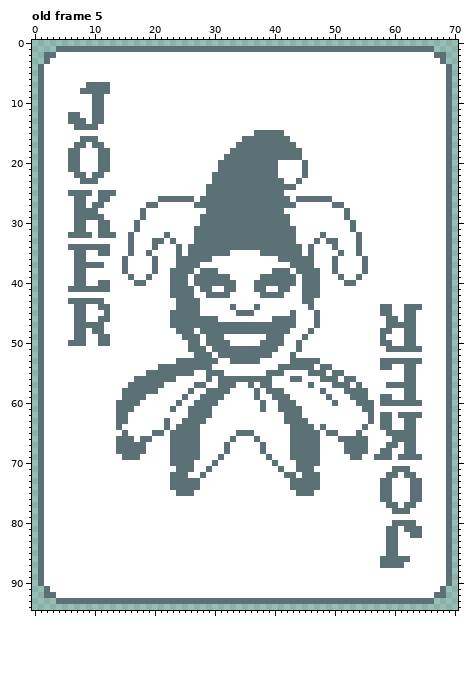
One commit to this pixel-art file: dev/spritesheets/joker_atlas2.aseprite. The first picture shows the starting point.
71x95 pixels, 14 frames. Colours within 5 levels of each other are drawn and written as one. Shown: old frame 5. The commit also changed other frames, which this record leaves out.
Once edited:
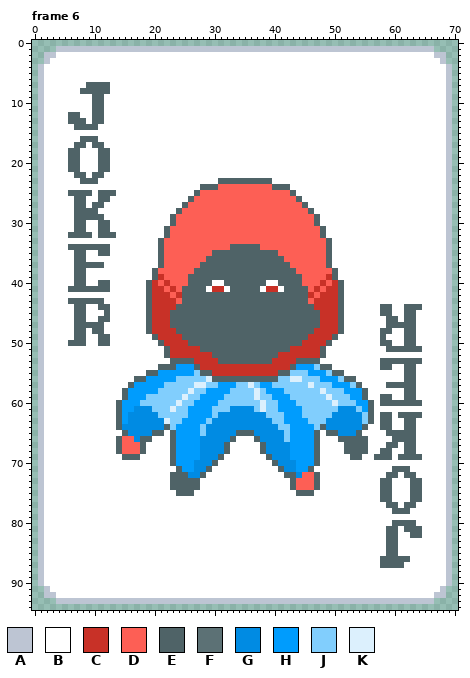
Palette (. is transparent): A #bdc5d3  B #ffffff  C #c83127  D #fd5f55  E #4f6367  F #5c7175  G #008be3  H #009cfd  J #81cefd  K #dcf0fd
A new or re-ordered frame is compared with the old frame closest to it.
The commit says: add loc stuff for future jokers
From old to new:
frames re-ordered
Changed rows in their new state; - is an unchanged pixel.
Frame 6 against old frame 5, layer "Layer 3":
first column x 1:
 1 ---AAAAAAAAAAAAAAAAAAAAAAAAAAAAAAAAAAAAAAAAAAAAAAAAAAAAAAAAAAAAAAA---
 2 -AA---------------------------------------------------------------AA-
 3 -A-----------------------------------------------------------------A-
 4 A-------------------------------------------------------------------A
 5 A-------------------------------------------------------------------A
 6 A-------------------------------------------------------------------A
 7 A-------EEEE--------------------------------------------------------A
 8 A------EEEEE--------------------------------------------------------A
 9 A--------EE---------------------------------------------------------A
10 A--------EE---------------------------------------------------------A
11 A--------EE---------------------------------------------------------A
12 A----EE--EE---------------------------------------------------------A
13 A----EEE-EE---------------------------------------------------------A
14 A-----EEEE----------------------------------------------------------A
15 A-----------------------------------BBBBB---------------------------A
16 A------EEE------------------------BBBBBBBB--------------------------A
17 A-----EE-EE----------------------BBBBBBBBBB-------------------------A
18 A----EE---EE--------------------BBBBBBBBBBBB------------------------A
19 A----EE---EE-------------------BBBBBBBBBBBBB------------------------A
20 A----EE---EE------------------BBBBBBBBBB----B-----------------------A
21 A----EE---EE------------------BBBBBBBBBB----B-----------------------A
22 A-----EE-EE------------------BBBBBBBBBBB----B-----------------------A
23 A------EEE-------------------BEEEEEEEEEBB--B------------------------A
24 A--------------------------EEEDDDDDDDDDEEEB-------------------------A
25 A----EEEE-EEE-------------EDDDDDDDDDDDDDDDE-------------------------A
26 A-----EE--EE--------BBBBBEDDDDDDDDDDDDDDDDDEBBBBB-------------------A
27 A-----EE-EE-------BB----EDDDDDDDDDDDDDDDDDDDE----BB-----------------A
28 A-----EEEE-------B-----EDDDDDDDDDDDDDDDDDDDDDE-----B----------------A
29 A-----EEEEE------B----EDDDDDDDDDDDDDDDDDDDDDDDE----B----------------A
30 A-----EE--EE----B-----EDDDDDDDDDDDDDDDDDDDDDDDE-----B---------------A
31 A-----EE--EE----B----EDDDDDDDDDDDDDDDDDDDDDDDDDE----B---------------A
32 A----EEEE-EEE--B-----EDDDDDDDDDDDDDDDDDDDDDDDDDE-----B--------------A
33 A--------------B---BEDDDDDDDDDDDDDDDDDDDDDDDDDDDEB---B--------------A
34 A----EEEEEEE---B---BEDDDDDDDDDDDEEEEEDDDDDDDDDDDEB---B--------------A
35 A-----EE--EE---B--B-EDDDDDDDDEEEEEEEEEEEDDDDDDDDE-B--B--------------A
36 A-----EE------B----BEDDDDDDDEEEEEEEEEEEEEDDDDDDDEB----B-------------A
37 A-----EEEEE---B----BEDDDDDDEEEEEEEEEEEEEEEDDDDDDEB----B-------------A
38 A-----EE------B----EDDDDDDEEEEEEEEEEEEEEEEEDDDDDDE----B-------------A
39 A-----EE-------B--BECDDDDEEEEEEEEEEEEEEEEEEEDDDDCEB--B--------------A
40 A-----EE--EE----BBECDCDDDEEEEBBEEEEEEEBBEEEEDDDCDCEBB---------------A
41 A----EEEEEEE------ECCDCDEEEEBCCBEEEEEBCCBEEEEDCDCCE-----------------A
42 A-----------------ECCCDCEEEEEEEEEEEEEEEEEEEEECDCCCE-----------------A
43 A----EEEEEE-------ECCCCDEEEEEEEEEEEEEEEEEEEEEDCCCCE-----------------A
44 A-----EE--EE------ECCCCEEEEEEEEEEEEEEEEEEEEEEECCCCE------EE--EEE----A
45 A-----EE---E------ECCCEEEEEEEEEEEEEEEEEEEEEEEEECCCE------EE--EE-----A
46 A-----EE--EE------ECCCEEEEEEEEEEEEEEEEEEEEEEEEECCCE-------EE-EE-----A
47 A-----EEEEE-------ECCCEEEEEEEEEEEEEEEEEEEEEEEEECCCE-------EEEEE-----A
48 A-----EE-EE-------ECCCCEEEEEEEEEEEEEEEEEEEEEEECCCCE------EE--EE-----A
49 A-----EE--EE-------ECCCCEEEEEEEEEEEEEEEEEEEEECCCCE-------E---EE-----A
50 A----EEE--EE--------ECCCCEEEEEEEEEEEEEEEEEEECCCCE--------EE--EE-----A
51 A--------------------ECCCCCEEEEEEEEEEEEEEECCCCCE----------EEEEEE----A
52 A--------------------ECCCCCCCEEEEEEEEEEECCCCCCCE--------------------A
53 A---------------------EEEECCCCEEEEEEEEECCCCEEEE----------EEEEEEE----A
54 A-------------------EEEHHHECCCCCCCCCCCCCCCEHHHJEE--------EE--EE-----A
55 A-----------------EEHHHHHHJEECCCCCCCCCCCEEJJJHHHJEE----------EE-----A
56 A---------------EEHHHHHJJJJJKEEEEEEEEEEEJJKKJJJHHHJEE--------EE-----A
57 A--------------EHHHHHJJJJJKKJJHHHJJKJHHJJJJJJKJJJHHHJE----EEEEE-----A
58 A-------------EHHHHHJJJJJKJJHHHHJJJJKJHHHJJJJJJKJJJHHHE------EE-----A
59 A-------------EHHHJJJJJJKJJHHHHJJJJJKJJHHHJJJJJJKJJJHHE--EE--EE-----A
60 A------------EHHHJJJJJJKJJHHHHJJJJJJJKJJHHHJJJJJJKJJJHHE-EEEEEEE----A
61 A------------EHHGGGJJJKJJHHHHJJJGGGGJKJJHHHHJJJJJJGGGJHE------------A
62 A------------EHGGGGGJJJJJHHHHJGGGGGGGGJJJHHHJJJJJGGGGGJE-EE-EEEE----A
63 A------------EHGGGGGGKJJHHHHJGGGGGGGGGGJJHHHHJJJGGGGGGJE-EE--EE-----A
64 A------------EGGGGGGGEJHHHHJGGGGGGGGGGGGJJHHHHJEGGGGGGE--EE--EE-----A
65 A-------------EGGGGEE-EHHHHJGGGGGEEEGGGGGJHHHHE-EEGGGE----EEEEE-----A
66 A------------EDDGEE---EHHHHGGGGGE---EGGGGJHHHHE---EEEEE----EEEE-----A
67 A------------EDDDE----EHHHHGGGGE-----EGGGGHHHHE----EEEE---EE-EE-----A
68 A------------EDDDE----EHHHHGGGGE-----EGGGGHHHHE----EEEE--EE--EE-----A
69 A-------------EEE-----EHHHHGGGE-------EGGGHHHHE-----EE--EEE-EEEE----A
70 A---------------------EHHHGGGE---------EGGGHHHE---------------------A
71 A----------------------EHHGGE-----------EGGHHE-------------EEE------A
72 A---------------------EEEGGE-------------EEGDDE-----------EE-EE-----A
73 A---------------------EEEEE---------------EDDDE----------EE---EE----A
74 A---------------------EEEEE---------------EDDDE----------EE---EE----A
75 A----------------------EEE-----------------EEE-----------EE---EE----A
76 A--------------------------------------------------------EE---EE----A
77 A---------------------------------------------------------EE-EE-----A
78 A----------------------------------------------------------EEE------A
79 A-------------------------------------------------------------------A
80 A----------------------------------------------------------EEEE-----A
81 A---------------------------------------------------------EE-EEE----A
82 A---------------------------------------------------------EE--EE----A
83 A---------------------------------------------------------EE--------A
84 A---------------------------------------------------------EE--------A
85 A---------------------------------------------------------EE--------A
86 A--------------------------------------------------------EEEEE------A
87 A--------------------------------------------------------EEEE-------A
88 A-------------------------------------------------------------------A
89 A-------------------------------------------------------------------A
90 A-------------------------------------------------------------------A
91 -A-----------------------------------------------------------------A-
92 -AA---------------------------------------------------------------AA-
93 ---AAAAAAAAAAAAAAAAAAAAAAAAAAAAAAAAAAAAAAAAAAAAAAAAAAAAAAAAAAAAAAA---
Pixel boxes of the changes (left, top, right, bottom) in both pictures:
changed: (38, 46, 452, 604)
